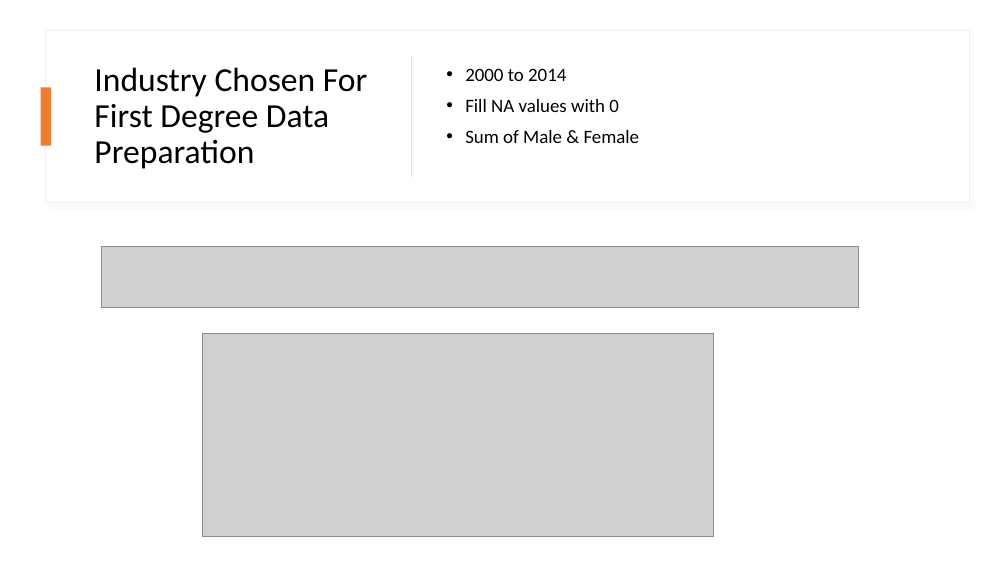
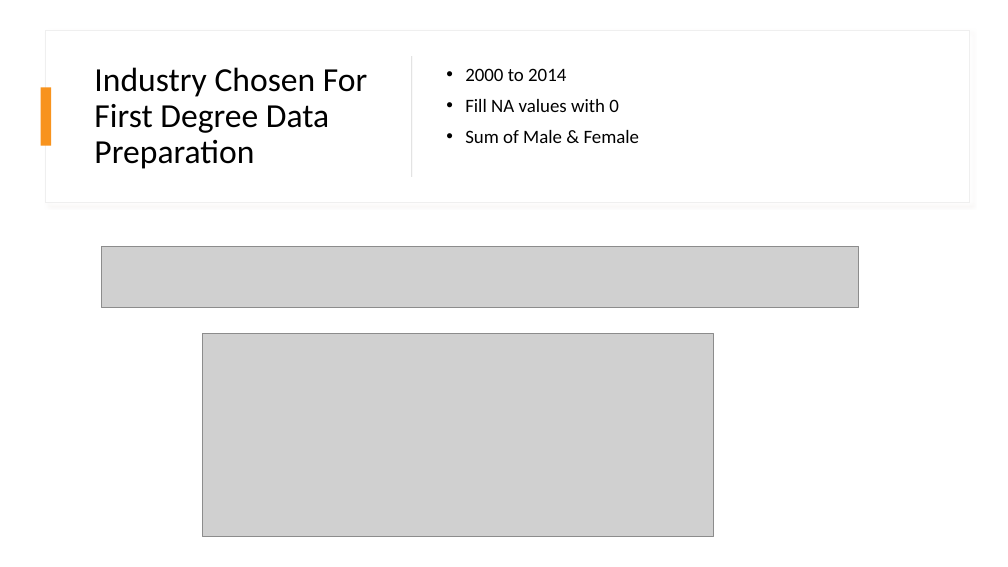
Before and after one commit to jurgen-tan-git/PDS-Assignments, a slide deck: slide 4 of Assignment 2/JurgenTan_CA2.pptx (slide 12 before the commit). Drawn at 1008x567 pixels with LibreOffice and Linux fonts; fonts in the diff are those of the drawing; grey boxes stand for pictures. Boxes give left, top, right and bottom in pixels: in the first picture for what was removed or moved away, otherwise in the second. Text is boxed around its words. In the diff, an @@ line names an element or a change of style, - is before the commit and + after.

```diff
--- a/Assignment 2/JurgenTan_CA2.pptx
+++ b/Assignment 2/JurgenTan_CA2.pptx
@@ rectangle at <box>46,30,969,203</box>: shadow changed @@
@@ rectangle at <box>41,88,51,146</box>: fill #ED7D31 to #F8931D @@
```
Also in this commit, not shown: 13 other slides changed, 1 slide added, 1 slide removed, 32 other files.
